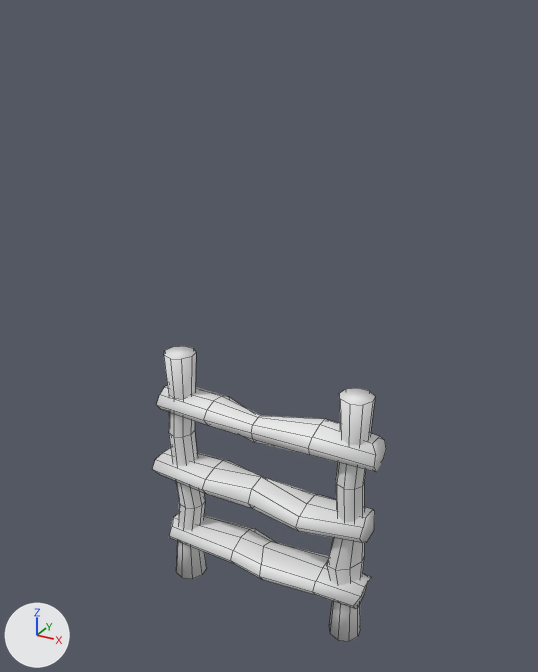
The FBX model Assets/Models/Ladder.fbx, before and after one commit.
One viewpoint serves both versions: a 50 mm lens placed at (1.13, -2.02, 2.18), pointed at (0.0, 0.04, 1.15). Every picture has the same lights, and +X, +Y and +Z are marked at lower left. Mesh edges are drawn as thin lines.

Script lines for the objects in view, before the commit:
```python
me_cylinder = bpy.data.meshes.new('Cylinder')
me_cylinder.from_pydata(...)  # 261 vertices, 226 faces; spans x -0.451..0.459, y -0.109..0.145, z 0.028..1.028
ob_cylinder = bpy.data.objects.new('Cylinder', me_cylinder)
ob_cylinder.location = (0.0, 0.0, 0.0)
ob_cylinder.rotation_euler = (0.0, 0.0, -3.142)  # degrees (0, 0, -180)
```
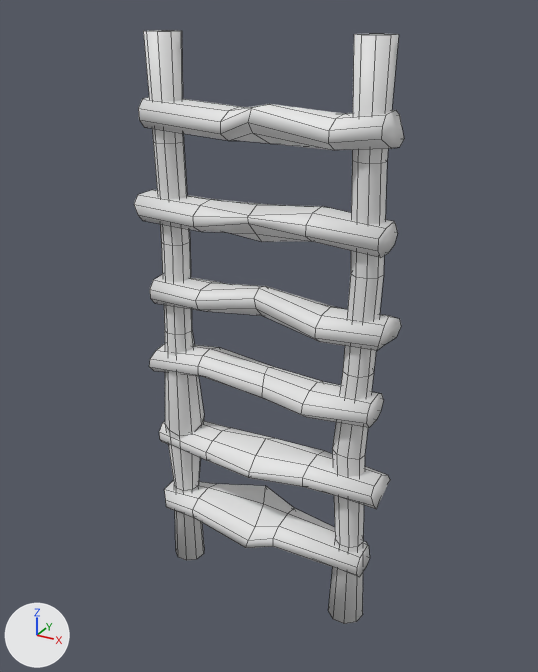
Commit message: Added ladder controllers around the map

Edits to the scene script, one JSON object a line:
```json
{"block": "me_cylinder", "where": "me_cylinder.from_pydata(...)  # 261 vertices, 226 faces; spans x -0.451..0.459, y -0.109..0.145, z 0.028..1.028"}
{"block": "me_cylinder", "where": "# used by ob_cylinder; location = (0.0, 0.0, 0.0); rotation_euler = (0.0, 0.0, -3.142), in degrees (0, 0, -180)"}
{"block": "me_cylinder", "change": "me_cylinder part 1: the loose piece of 63 vertices spanning x 0.275..0.414, y -0.061..0.065, z 0.028..1.028 is scaled about its middle by (1, 1, 2), then moved by (0.0, 0.0, -0.525)"}
{"block": "me_cylinder", "change": "me_cylinder part 2: the loose piece of 63 vertices spanning x -0.409..-0.275, y -0.085..0.06, z 0.028..1.028 is scaled about its middle by (1, 1, 2), then moved by (0.0, 0.0, -0.525)"}
{"block": "me_cylinder", "change": "me_cylinder part 3: the loose piece of 45 vertices spanning x -0.422..0.459, y -0.107..0.104, z 0.463..0.597 is moved by (0.0, 0.0, -0.948)"}
{"block": "me_cylinder", "change": "me_cylinder part 4: the loose piece of 45 vertices spanning x -0.451..0.417, y -0.109..0.098, z 0.759..0.894 is moved by (0.0, 0.0, -0.947)"}
{"block": "me_cylinder", "change": "me_cylinder part 5: the loose piece of 45 vertices spanning x -0.424..0.414, y -0.108..0.145, z 0.176..0.308 is moved by (0.0, 0.0, -0.956)"}
{"block": "me_cylinder", "change": "me_cylinder part 6: the loose piece of 45 vertices spanning x -0.422..0.459, y -0.107..0.104, z 0.463..0.597 is copied, and the copy is turned 180 degrees about the y axis through its middle, then moved by (-0.03, 0.0, -0.082); it spans x -0.452..0.429, y -0.107..0.104, z 0.381..0.515"}
{"block": "me_cylinder", "change": "me_cylinder part 7: the loose piece of 45 vertices spanning x -0.451..0.417, y -0.109..0.098, z 0.759..0.894 is copied, and the copy is turned 180 degrees about the y axis through its middle, then moved by (0.04, 0.0, -0.67); it spans x -0.41..0.458, y -0.109..0.098, z 0.088..0.224"}
{"block": "me_cylinder", "change": "me_cylinder part 8: the loose piece of 45 vertices spanning x -0.424..0.414, y -0.108..0.145, z 0.176..0.308 is copied, and the copy is turned 180 degrees about the y axis through its middle, then moved by (0.017, 0.0, 0.505); it spans x -0.407..0.431, y -0.108..0.145, z 0.682..0.813"}
{"op": "set", "path": "ob_cylinder.rotation_euler", "old": "(0.0, 0.0, -3.142)", "new": "(0.0, 0.0, 0.0)", "note": "degrees (0, 0, -180) -> degrees (0, 0, 0)"}
{"op": "set", "path": "ob_cylinder.location", "old": "(0.0, 0.0, 0.0)", "new": "(0.0, 0.0, 1.117)"}
```

Pixel boxes (x1, y1, x2, y2) of what changed, in the pictures (538 x 672 px; the box of a moved part takes in the faces that stretch with it):
```json
{"object": "Cylinder", "change": "reshaped, moved, turned", "before": [152, 346, 386, 641], "after": [134, 30, 404, 624]}
{"part": 1, "of": "me_cylinder", "change": "moved or reshaped", "before": [164, 346, 207, 579], "after": [328, 34, 399, 624]}
{"part": 2, "of": "me_cylinder", "change": "moved or reshaped", "before": [327, 388, 375, 641], "after": [143, 30, 204, 560]}
{"part": 3, "of": "me_cylinder", "change": "moved or reshaped", "before": [152, 448, 375, 543], "after": [159, 421, 390, 509]}
{"part": 4, "of": "me_cylinder", "change": "moved or reshaped", "before": [156, 385, 386, 472], "after": [149, 344, 384, 428]}
{"part": 5, "of": "me_cylinder", "change": "moved or reshaped", "before": [169, 513, 371, 609], "after": [164, 480, 370, 577]}
{"part": 6, "of": "me_cylinder", "change": "added", "after": [134, 190, 397, 257]}
{"part": 7, "of": "me_cylinder", "change": "added", "after": [150, 274, 401, 351]}
{"part": 8, "of": "me_cylinder", "change": "added", "after": [138, 97, 404, 150]}
```
